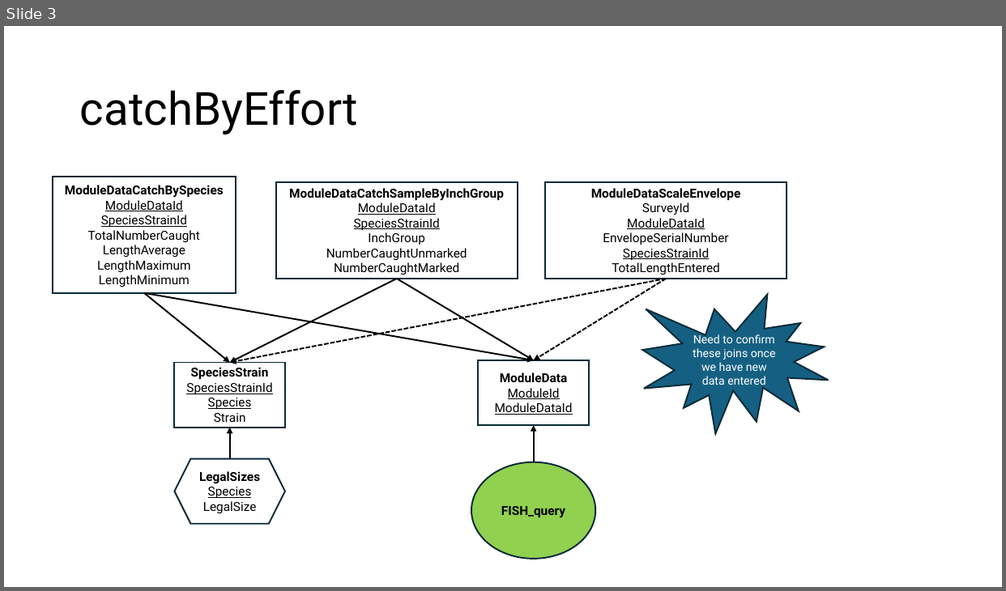
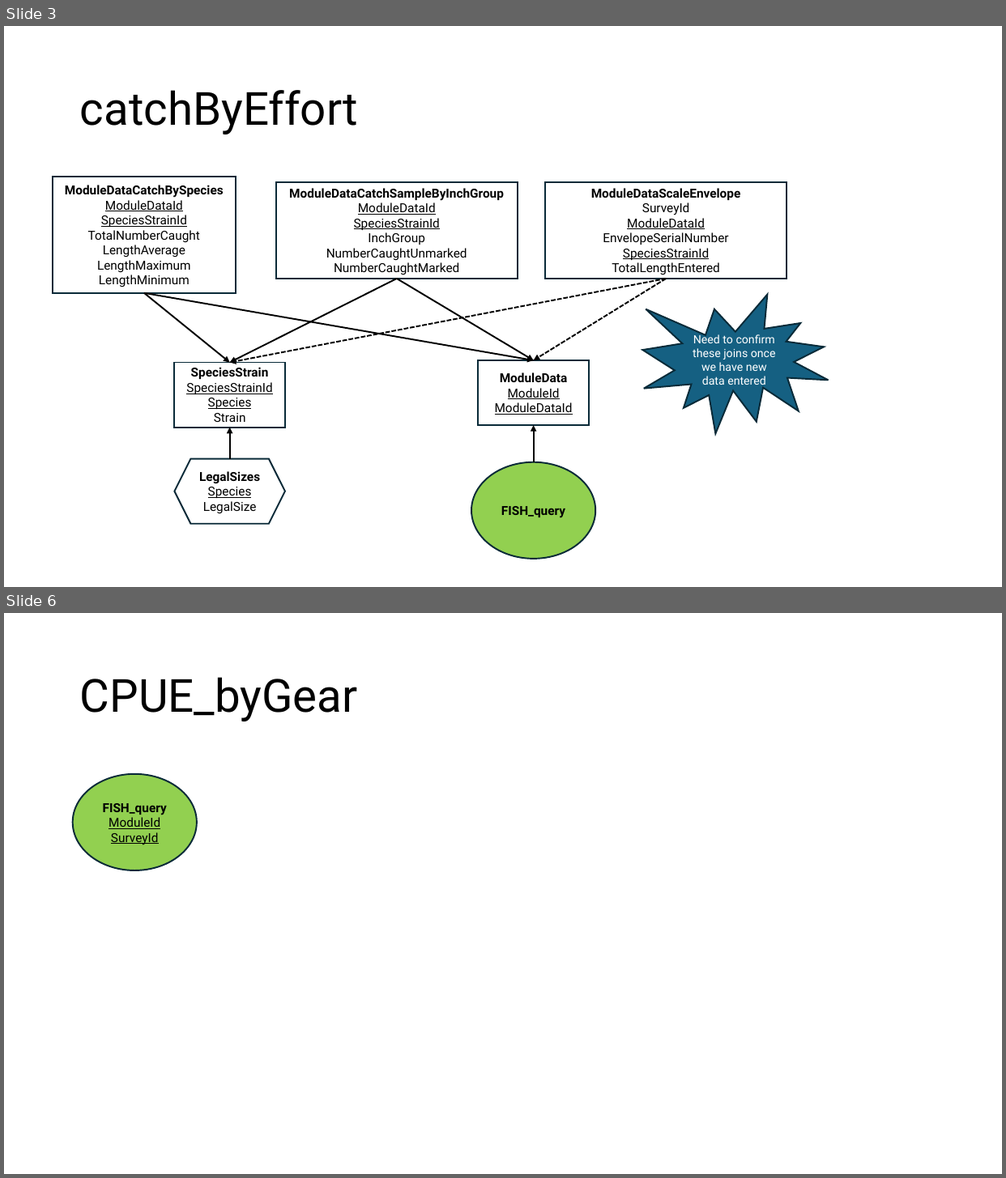
Before and after one commit to DNRFISH/MFA, a slide deck: dev/MFA_table_joins.pptx. Shown one above the other, each under a label of ours: slide 3 before the commit, slides 3 and 6 after it; the slides between them are not shown. The pictures are 1006x591 and 1006x1178 pixels, drawn with LibreOffice and Linux fonts; fonts in the diff are those of the drawing. Boxes give left, top, right and bottom in pixels: in the first picture for what was removed or moved away, otherwise in the second. Text is boxed around its words. In the diff, an @@ line names an element or a change of style, - is before the commit and + after.

Commit message:
added CPUE function

```diff
--- a/dev/MFA_table_joins.pptx
+++ b/dev/MFA_table_joins.pptx
@@ slide 6 added at (4,613,1002,1174), background #FFFFFF @@
@@ title added at (80,677,358,722), 44 pt, text #000000 @@
+CPUE_byGear
@@ ellipse added at (73,774,197,871), fill #92D050, outline #092A39 1.5 pt, 12 pt, text #000000, underline @@
+FISH_query
+ModuleId
+SurveyId
```
Also in this commit, not shown: 2 slides changed.
